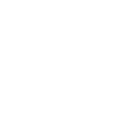
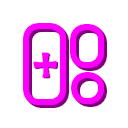
Two versions of the same layered image (128 × 128). Layer-by-layer changes:
added layer "AddLayout" above "Layout" over [23, 23, 107, 108]
